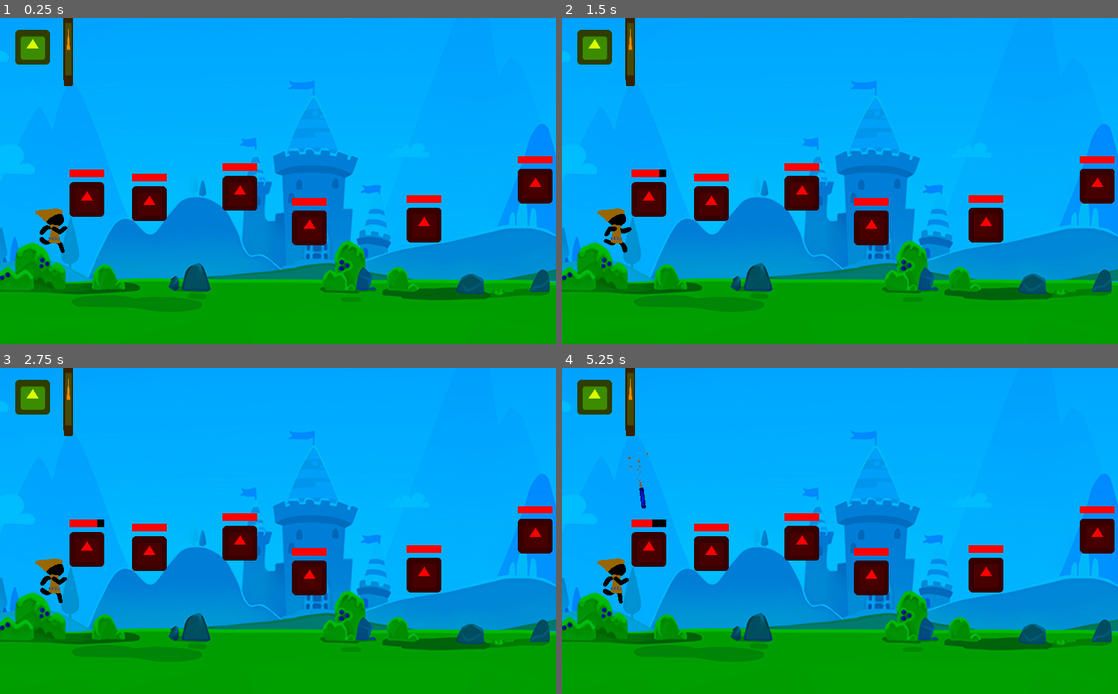
Above: before the commit, frames 1-4 (two rows, left to right).
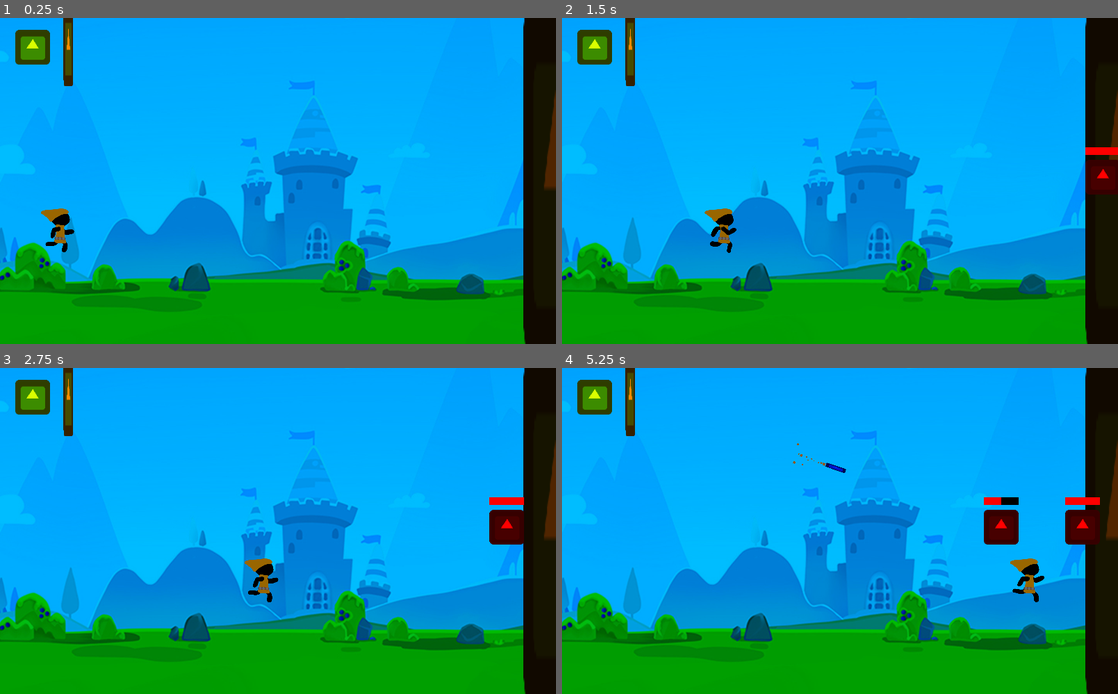
Above: after the commit, the same moments.

Repository: Blackout4344/Castle-Defense
Game: Godot game, scene res://Scenes/Main.tscn
Two runs of this game, one before a commit and one after it. Both use one fixed random seed, a clock stepped at 60 frames per second and the inputs below. The engine's default icon, where the game draws it, is replaced by a stand-in: a white triangle on a blue panel in a dark square.
Inputs:
- Up to frame 1 (0.25 s): no input
- Up to frame 2 (1.5 s): no input
- Up to frame 3 (2.75 s): no input
- Up to frame 4 (5.25 s): no input

The runs differ from the first frame. In frame 1, 10% of the frame differs, in the area x 6-100%, y 0-100%; in frame 2, 10%; in frame 3, 11%; in frame 4, 12%.

Commit message:
EnemyBase go BRRRRRRRRR
-Added EnemyBase scene which acts as the enemy spawner and fortress.
-Tweaked some values and stuff and damage.

Diff:
--- a/CastleDefense/Scenes/Arrow.tscn
+++ b/CastleDefense/Scenes/Arrow.tscn
@@ -12,7 +12,7 @@
 [node name="Arrow" type="KinematicBody2D"]
 script = ExtResource( 2 )
 damage = 2.0
-speed = 700.0
+speed = 1500.0
 
 [node name="Sprite" type="Sprite" parent="."]
 self_modulate = Color( 0, 0.133333, 1, 1 )
--- a/CastleDefense/Scenes/Enemy.tscn
+++ b/CastleDefense/Scenes/Enemy.tscn
@@ -14,7 +14,8 @@
 
 [node name="Enemy" type="KinematicBody2D"]
 script = ExtResource( 2 )
-health = 10.0
+health = 4.0
+speed = 50.0
 
 [node name="Sprite" type="Sprite" parent="."]
 self_modulate = Color( 1, 0, 0, 1 )
--- /dev/null
+++ b/CastleDefense/Scenes/EnemyBase.tscn
@@ -0,0 +1,19 @@
+[gd_scene load_steps=3 format=2]
+
+[ext_resource path="res://icon.png" type="Texture" id=1]
+[ext_resource path="res://Scripts/EnemyBase.gd" type="Script" id=2]
+
+[node name="EnemyBase" type="Node2D"]
+script = ExtResource( 2 )
+spawn_rate = 3.0
+
+[node name="Sprite" type="Sprite" parent="."]
+self_modulate = Color( 0.313726, 0.145098, 0, 1 )
+position = Vector2( 0, -1.90735e-06 )
+scale = Vector2( 1.8125, 10.4219 )
+texture = ExtResource( 1 )
+
+[node name="SpawnCooldown" type="Timer" parent="."]
+autostart = true
+
+[connection signal="timeout" from="SpawnCooldown" to="." method="_on_SpawnCooldown_timeout"]
--- a/CastleDefense/Scenes/Footman.tscn
+++ b/CastleDefense/Scenes/Footman.tscn
@@ -56,7 +56,7 @@
 position = Vector2( -1, 6 )
 scale = Vector2( 0.222917, 0.222917 )
 frames = SubResource( 2 )
-frame = 6
+frame = 20
 playing = true
 
 [node name="Collision" type="CollisionShape2D" parent="."]
--- a/CastleDefense/Scenes/Main.tscn
+++ b/CastleDefense/Scenes/Main.tscn
@@ -2,13 +2,13 @@
 
 [ext_resource path="res://Scenes/Archer.tscn" type="PackedScene" id=1]
 [ext_resource path="res://Sprites/castle.jpg" type="Texture" id=2]
-[ext_resource path="res://Scenes/Enemy.tscn" type="PackedScene" id=3]
+[ext_resource path="res://Scenes/EnemyBase.tscn" type="PackedScene" id=3]
 [ext_resource path="res://Scenes/Footman.tscn" type="PackedScene" id=4]
 
 [node name="Main" type="Node2D"]
 position = Vector2( 1, 0 )
 
-[node name="TextureRect" type="TextureRect" parent="."]
+[node name="Background" type="TextureRect" parent="."]
 self_modulate = Color( 0, 0.741176, 1, 1 )
 anchor_right = 1.0
 anchor_bottom = 1.0
@@ -23,23 +23,8 @@
 [node name="Archer" parent="." instance=ExtResource( 1 )]
 position = Vector2( 59, 54 )
 
-[node name="EnemyPlaceholder" parent="." instance=ExtResource( 3 )]
-position = Vector2( 780, 381 )
-
 [node name="Footman" parent="." instance=ExtResource( 4 )]
 position = Vector2( 73, 400 )
 
-[node name="EnemyPlaceholder2" parent="." instance=ExtResource( 3 )]
-position = Vector2( 441, 323 )
-
-[node name="EnemyPlaceholder3" parent="." instance=ExtResource( 3 )]
-position = Vector2( 569, 386 )
-
-[node name="EnemyPlaceholder4" parent="." instance=ExtResource( 3 )]
-position = Vector2( 274, 342 )
-
-[node name="EnemyPlaceholder5" parent="." instance=ExtResource( 3 )]
-position = Vector2( 159, 334 )
-
-[node name="EnemyPlaceholder6" parent="." instance=ExtResource( 3 )]
-position = Vector2( 985, 309 )
+[node name="EnemyBase" parent="." instance=ExtResource( 3 )]
+position = Vector2( 1021, 293 )
--- a/CastleDefense/Scripts/Enemy.gd
+++ b/CastleDefense/Scripts/Enemy.gd
@@ -1,6 +1,9 @@
 extends KinematicBody2D
 
 export var health : float;
+export var speed : float;
+
+onready var vel : Vector2 = Vector2(-speed, 0);
 
 func _ready():
     $HealthBar.max_value = health;
@@ -9,3 +12,4 @@
     if (health <= 0):
         queue_free();
     $HealthBar.value = health;
+    move_and_slide(vel, Vector2.UP);
--- /dev/null
+++ b/CastleDefense/Scripts/EnemyBase.gd
@@ -0,0 +1,13 @@
+extends Node2D
+
+export var spawn_rate : float;
+
+var EnemyScene : PackedScene = preload("res://Scenes/Enemy.tscn");
+
+func _ready():
+    $SpawnCooldown.wait_time = spawn_rate;
+
+func _on_SpawnCooldown_timeout():
+    add_child(EnemyScene.instance());
+    spawn_rate *= 0.9;
+    $SpawnCooldown.wait_time = spawn_rate;
